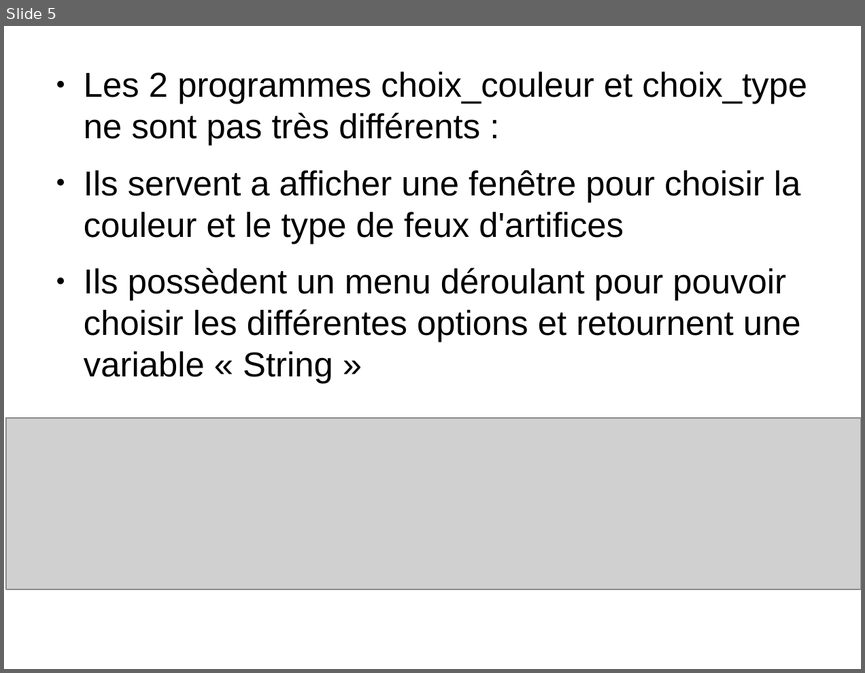
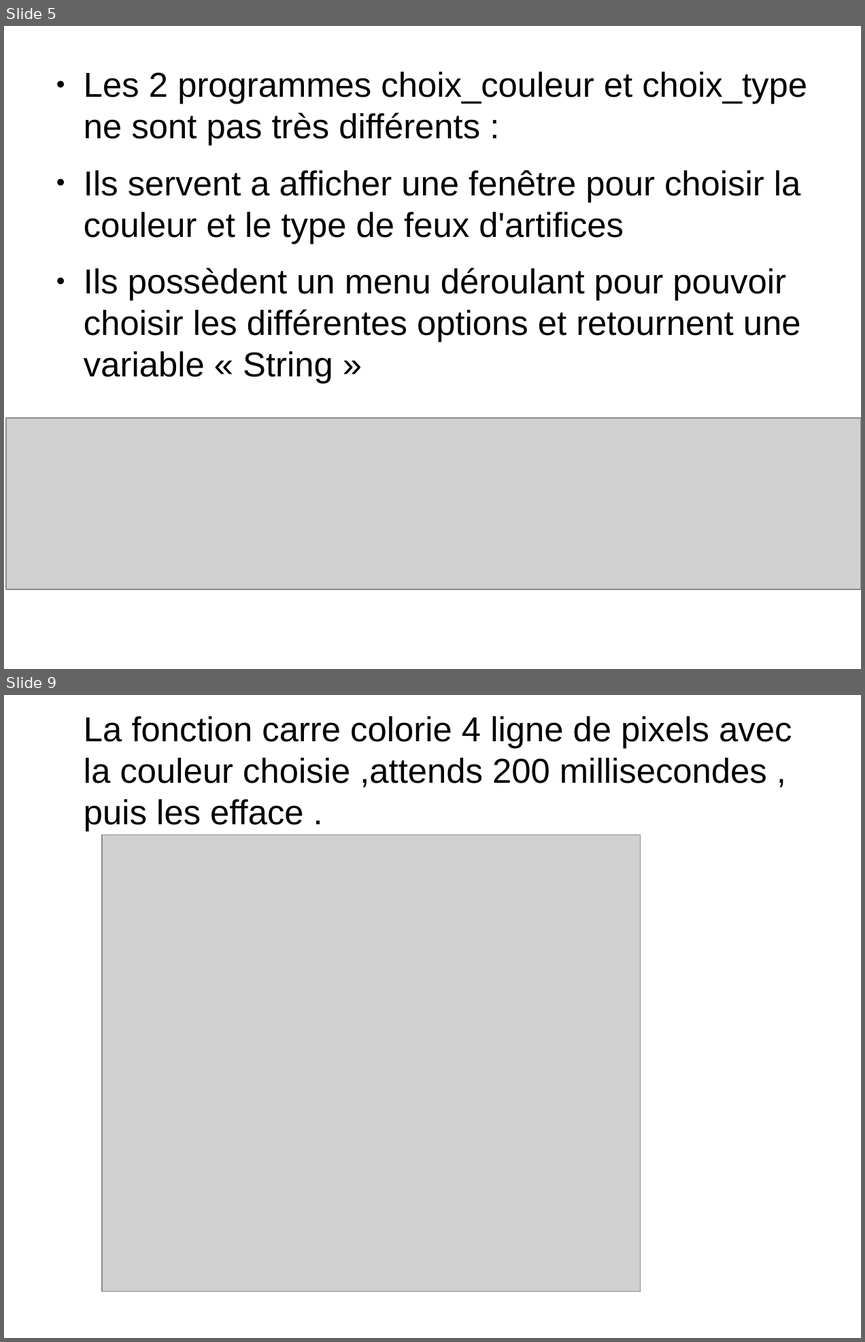
Before and after one commit to chuchodal/diapo-mini-projet, a slide deck: diapo_mini_projet.odp. Shown one above the other, each under a label of ours: slide 5 before the commit, slides 5 and 9 after it; the slides between them are not shown. The pictures are 865x673 and 865x1342 pixels, drawn with LibreOffice and Linux fonts; fonts in the diff are those of the drawing; grey boxes stand for pictures. Boxes give left, top, right and bottom in pixels: in the first picture for what was removed or moved away, otherwise in the second. Text is boxed around its words. In the diff, an @@ line names an element or a change of style, - is before the commit and + after.

```diff
--- a/diapo_mini_projet.odp
+++ b/diapo_mini_projet.odp
@@ slide 9 added at <box>4,695,861,1338</box>, background #FFFFFF @@
@@ text added at <box>84,716,791,832</box>, 32 pt, text #000000 @@
+La fonction carre colorie 4 ligne de pixels avec la couleur choisie ,attends 200 millisecondes , puis les efface .
@@ picture added at <box>102,835,640,1291</box> @@
```
Also in this commit, not shown: 5 slides changed, 5 other slides added, 1 slide removed.
